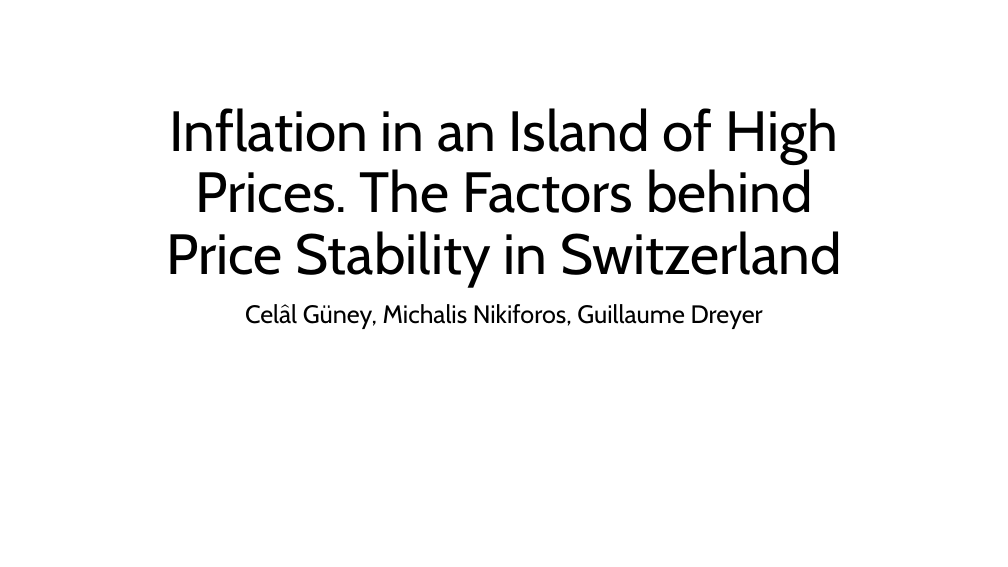
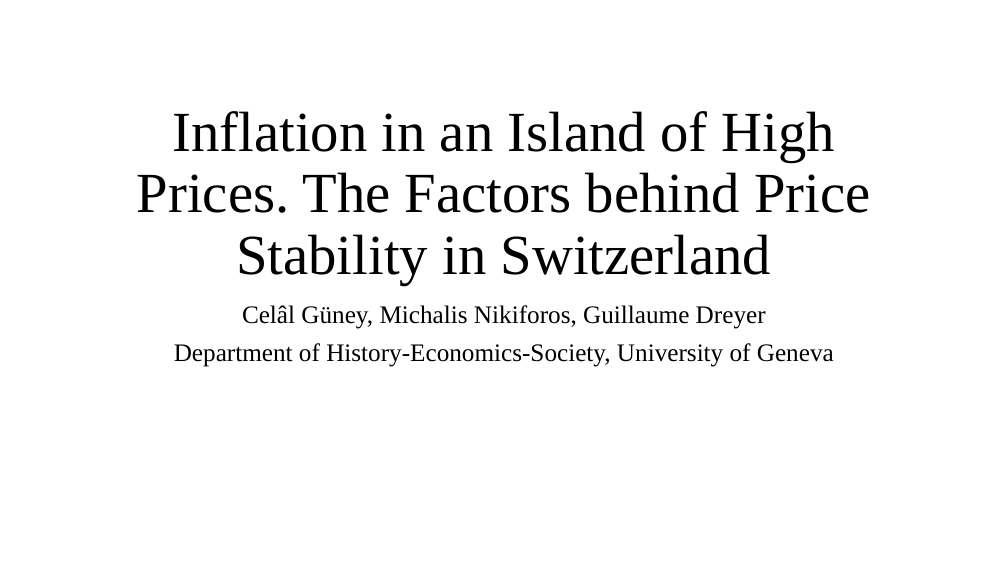
Before and after one commit to Jeylal/celalguney, a slide deck: slide 1 of posts/inflation suisse/presentation_eaepe.pptx. Drawn at 1008x567 pixels with LibreOffice and Linux fonts; fonts in the diff are those of the drawing. Boxes give left, top, right and bottom in pixels: in the first picture for what was removed or moved away, otherwise in the second. Text is boxed around its words. In the diff, an @@ line names an element or a change of style, - is before the commit and + after.

```diff
--- a/posts/inflation suisse/presentation_eaepe.pptx
+++ b/posts/inflation suisse/presentation_eaepe.pptx
@@ title "Inflation in an Island of ..." at (137,111,870,285): font Cabin to Times New Roman @@
@@ subtitle at (242,305,766,329): font Cabin to Times New Roman in "Celâl Güney, Michalis Nikiforos, Guillaume Dreyer" @@
@@ subtitle at (174,343,834,367): paragraph added @@
+Department of History-Economics-Society, University of Geneva
```
Also in this commit, not shown: 11 other slides changed, 5 other files.
